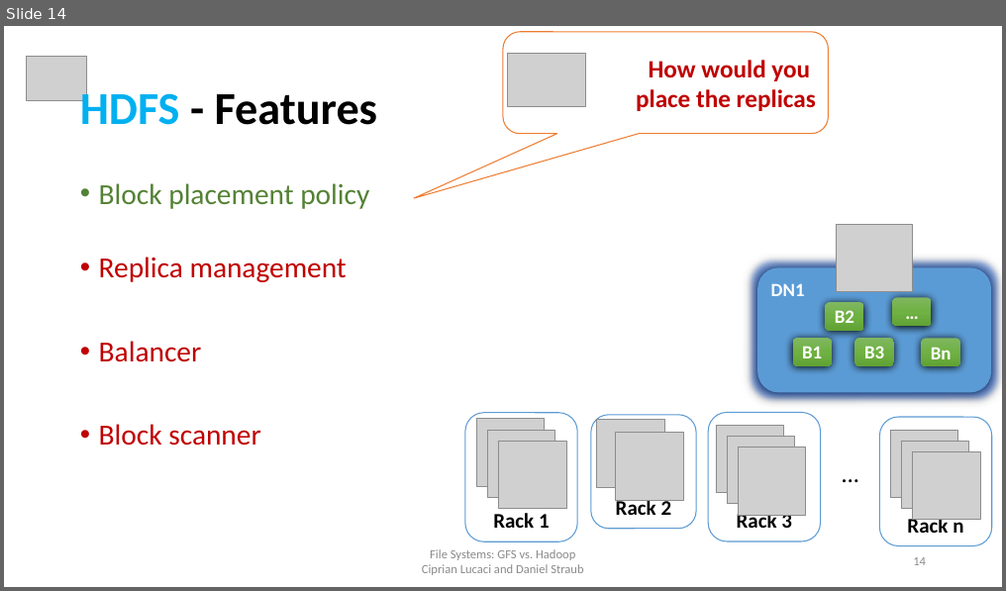
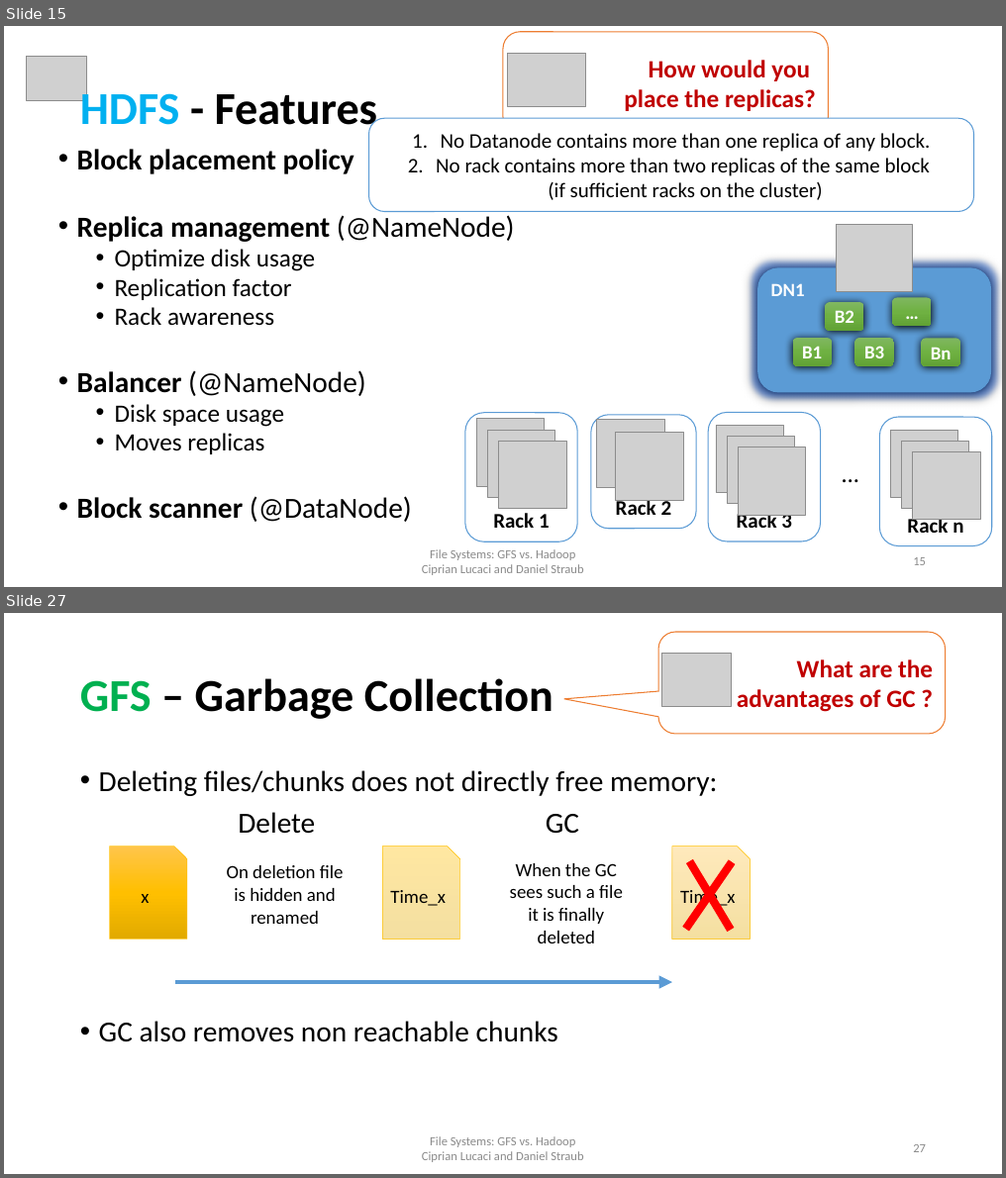
Before and after one commit to cipri7329/ss15-seminar, a slide deck: Presentation/DistributedFileSystems_Cipri.pptx. Shown one above the other, each under a label of ours: slide 14 before the commit, slides 15 and 27 after it; the slides between them are not shown. The pictures are 1006x591 and 1006x1178 pixels, drawn with LibreOffice and Linux fonts; fonts in the diff are those of the drawing; grey boxes stand for pictures; background and template pictures are left out. Boxes give left, top, right and bottom in pixels: in the first picture for what was removed or moved away, otherwise in the second. Text is boxed around its words. In the diff, an @@ line names an element or a change of style, - is before the commit and + after.

```diff
--- a/Presentation/DistributedFileSystems_Cipri.pptx
+++ b/Presentation/DistributedFileSystems_Cipri.pptx
@@ slide 27 added at (x1=4, y1=613, x2=1002, y2=1174), background #FFFFFF @@
@@ rounded speech box added at (x1=658, y1=632, x2=945, y2=734), fill #FFFFFF, outline #ED7D31 1 pt, 24 pt, text #C00000, bold @@
+What are the
+advantages of GC ?
@@ picture added at (x1=662, y1=654, x2=732, y2=707) @@
@@ title added at (x1=80, y1=678, x2=553, y2=719), 44 pt, text #000000, bold @@
+GFS – Garbage Collection
@@ text added at (x1=99, y1=770, x2=717, y2=1043), 28 pt, text #000000 @@
+• Deleting files/chunks does not directly free memory:
+Delete GC
+• GC also removes non reachable chunks
@@ snip rect added at (x1=110, y1=847, x2=187, y2=940), fill gradient #FFC64B to #FFC000 to #E3AB00, outline #FFC000 0.5 pt, 18 pt, text #000000 @@
+x
@@ snip rect added at (x1=383, y1=847, x2=460, y2=940), fill gradient #FFC000 to #E3AB00, outline #FFC000 0.5 pt, 18 pt, text #000000 @@
+Time_x
@@ snip rect added at (x1=672, y1=847, x2=750, y2=940), fill gradient #FFC64B to #E3AB00, outline #FFC000 0.5 pt, 18 pt, text #000000 @@
+Time_x
@@ text added at (x1=227, y1=865, x2=344, y2=924), 18 pt, text #000000 @@
+On deletion file is hidden and renamed
@@ text added at (x1=510, y1=863, x2=623, y2=944), 18 pt, text #000000 @@
+When the GC sees such a file it is finally deleted
@@ line added from (686, 929) to (732, 862), #FF0000 7.75 pt @@
@@ line added from (731, 930) to (690, 861), #FF0000 7.75 pt @@
@@ arrow added from (175, 982) to (672, 982), #5B9BD5 4.25 pt @@
@@ text added at (x1=422, y1=1137, x2=583, y2=1162), 12 pt, text #8C8C8C @@
+File Systems: GFS vs. Hadoop
+Ciprian Lucaci and Daniel Straub
@@ page number added at (x1=913, y1=1145, x2=926, y2=1153), 12 pt, text #8C8C8C @@
+27
@@ what was slide 14 is now slide 15 @@
@@ slide 15 changed as well @@
@@ text in rounded speech box at (x1=624, y1=89, x2=816, y2=111): text changed @@
-place the replicas
+place the replicas?
@@ text "Block placement policy" moved from (x1=99, y1=183, x2=369, y2=446) to (x1=77, y1=149, x2=515, y2=522) @@
@@ rounded rectangle added at (x1=369, y1=118, x2=974, y2=212), fill #FFFFFF, outline #5B9BD5 1 pt, 20 pt, text #000000 @@
+1. No Datanode contains more than one replica of any block.
+2. No rack contains more than two replicas of the same block
+   (if sufficient racks on the cluster)
@@ text at (x1=77, y1=149, x2=354, y2=174): text colour #548235 to #000000, bold on in "Block placement policy"; line spacing 0.9 to 0.8 @@
@@ text at (x1=77, y1=215, x2=515, y2=522): text changed; size 28 to 24 pt; text colour #C00000 to #000000 @@
-• Replica management
-• Balancer
-• Block scanner
+• Replica management (@NameNode)
+  • Optimize disk usage
+  • Replication factor
+  • Rack awareness
+• Balancer (@NameNode)
+  • Disk space usage
+  • Moves replicas
+• Block scanner (@DataNode)
@@ page number at (x1=913, y1=558, x2=926, y2=566): text changed @@
-14
+15
```
Also in this commit, not shown: 5 other slides changed, 14 other slides added, 3 other files.
